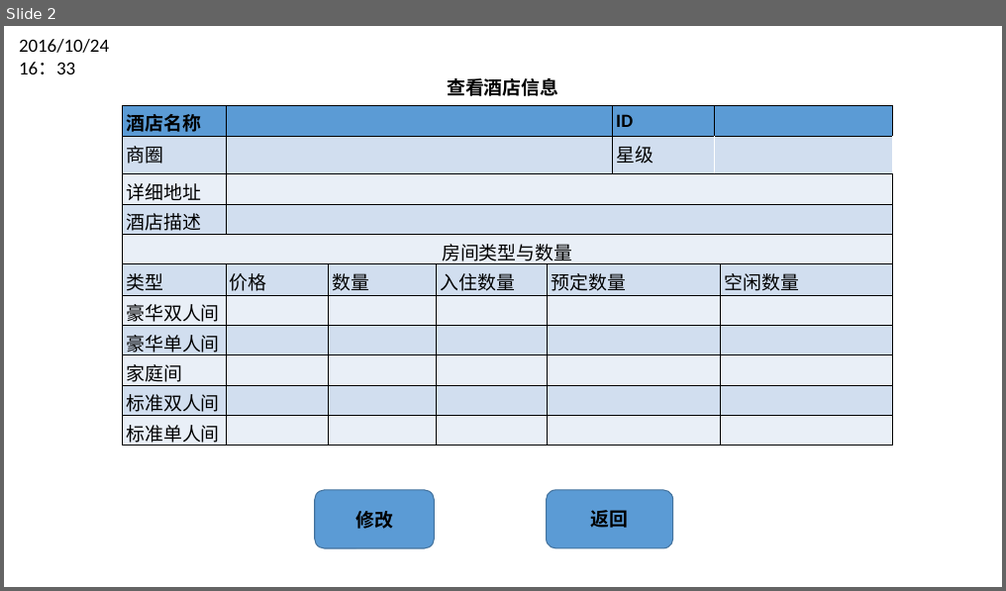
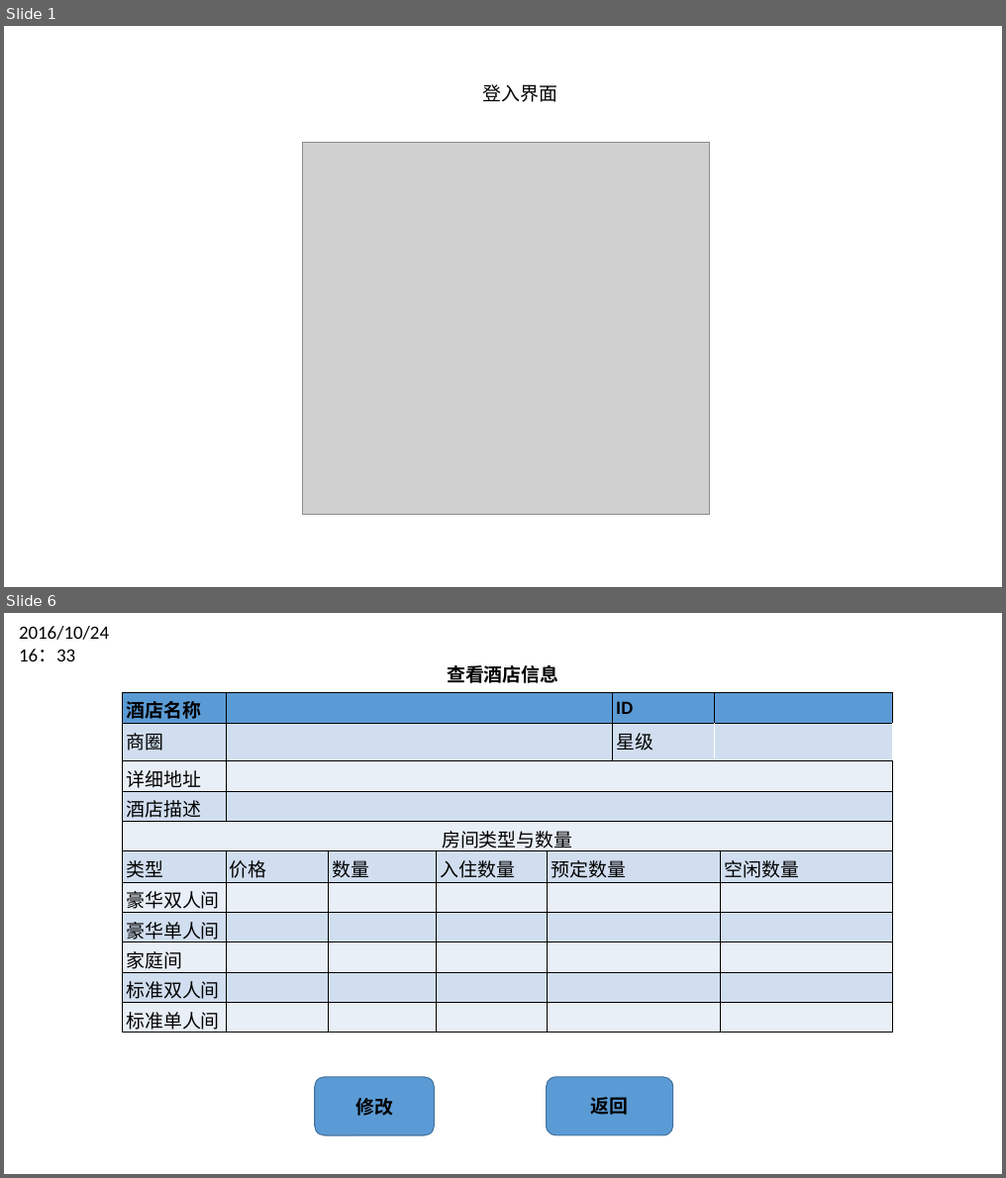
Before and after one commit to feiyunhuang/OHRS, a slide deck: 五：人机交互/酒店工作人员.pptx. Shown one above the other, each under a label of ours: slide 2 before the commit, slides 1 and 6 after it; the slides between them are not shown. The pictures are 1006x591 and 1006x1178 pixels, drawn with LibreOffice and Linux fonts; fonts in the diff are those of the drawing; grey boxes stand for pictures. Boxes give left, top, right and bottom in pixels: in the first picture for what was removed or moved away, otherwise in the second. Text is boxed around its words. In the diff, an @@ line names an element or a change of style, - is before the commit and + after.

```diff
--- a/五：人机交互/酒店工作人员.pptx
+++ b/五：人机交互/酒店工作人员.pptx
@@ slide 1 added at (x1=4, y1=26, x2=1002, y2=587), background #FFFFFF @@
@@ text added at (x1=482, y1=84, x2=557, y2=102), 18 pt, text #000000 @@
+登入界面
@@ picture added at (x1=303, y1=142, x2=710, y2=515) @@
@@ what was slide 2 is now slide 6 @@
```
Also in this commit, not shown: 1 slide changed, 4 other slides added, 1 slide removed.
